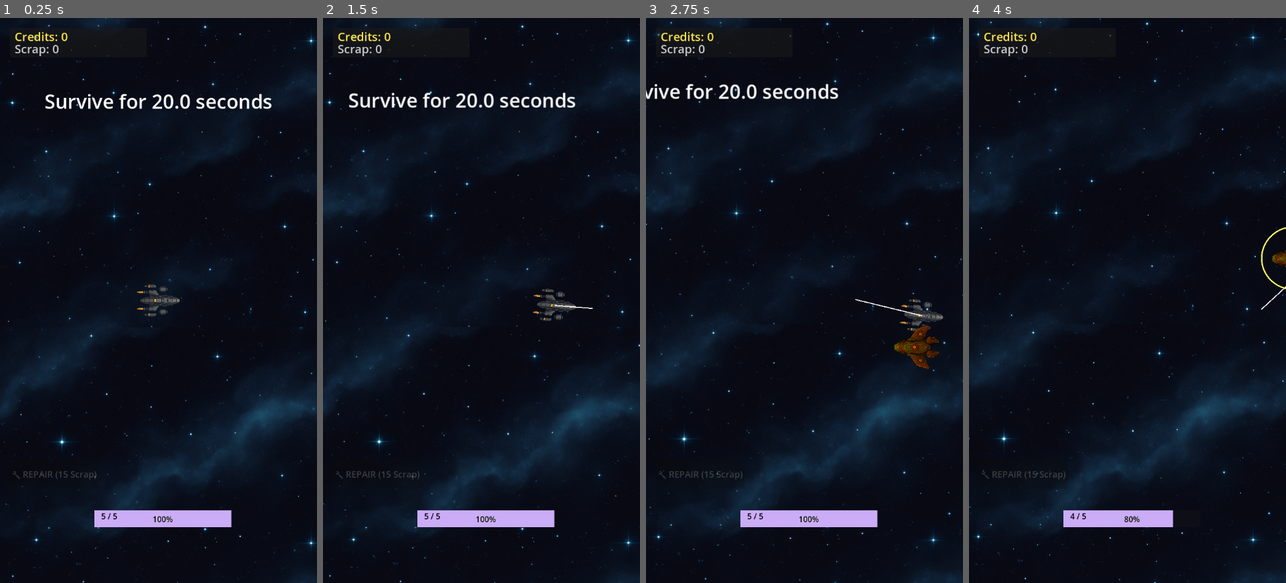
Above: before the commit, frames 1-4 (left to right).
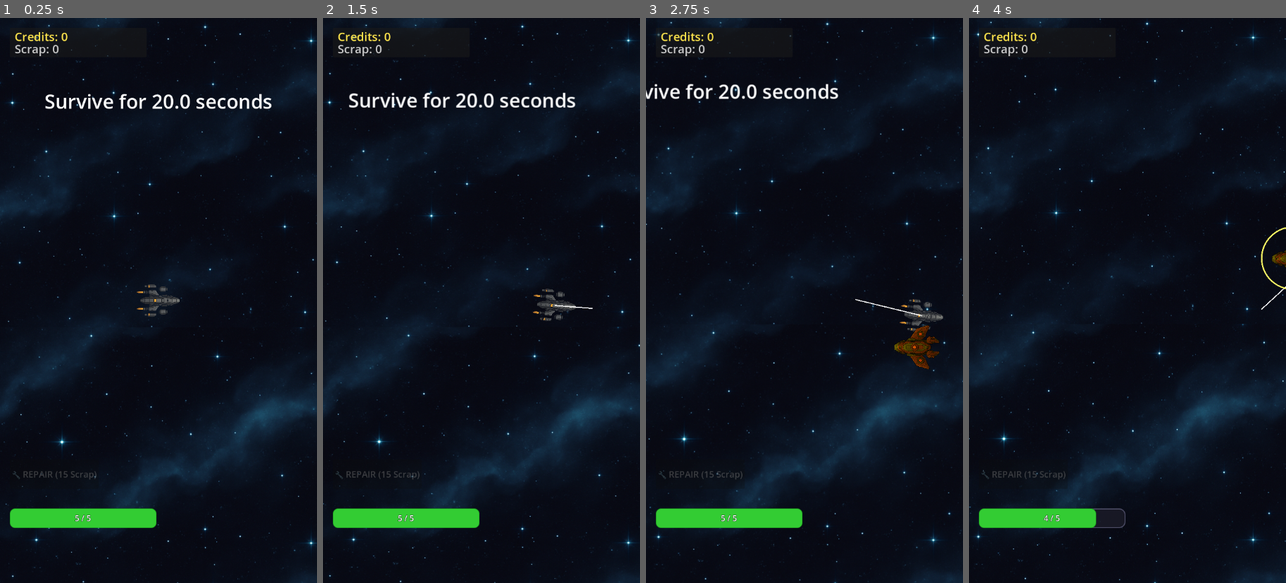
Above: after the commit, the same moments.

Repository: samjhill/echo-sector
Game: Godot game, scene res://node_2d.tscn
Same seed, same stepped clock (60 frames per second), same inputs: the game is played once before the commit and once after it. This scene is started directly instead of the project's main scene.
Inputs (mouse positions are in pixels of both pictures, inside the frame that each line leads up to):
- Up to frame 1 (0.25 s): no input
- Up to frame 2 (1.5 s): tap Enter at 0.5 s; move the mouse to (551, 272) at 0.52 s; hold Right (ui_right) 0.53-1.28 s; click (551, 272) at 0.67 s; move the mouse to (418, 328) at 1.27 s; hold Down (ui_down) from 1.28 s (still down)
- Up to frame 3 (2.75 s): move the mouse to (836, 176) at 2.02 s; release Down (ui_down) at 2.03 s; hold Right (ui_right) from 2.03 s (still down)
- Up to frame 4 (4 s): move the mouse to (1238, 345) at 2.77 s; release Right (ui_right) at 2.78 s; hold Up (ui_up) 2.78-3.53 s; click (1238, 345) at 2.92 s; move the mouse to (1222, 385) at 3.52 s; hold Left (ui_left) from 3.53 s (still down)

The runs differ from the first frame. In frame 1, 2.3% of the frame differs, in the area x 3-74%, y 86-91%; in frame 2, 2.3%; in frame 3, 2.3%; in frame 4, 2.0%.

Commit message:
prettier health bar

Diff:
--- a/node_2d.tscn
+++ b/node_2d.tscn
@@ -12,8 +12,29 @@
 [ext_resource type="AudioStream" uid="uid://7ukkq5a7jy1x" path="res://music/echo-sector-battle.wav" id="10_ir8iy"]
 [ext_resource type="Script" uid="uid://bm1tpts83n036" path="res://game_ui_manager.gd" id="11_ui_manager"]
 
-[sub_resource type="StyleBoxFlat" id="StyleBoxFlat_rj586"]
-bg_color = Color(0.794921, 0.676217, 0.96922, 1)
+[sub_resource type="StyleBoxFlat" id="StyleBoxFlat_health_bar_bg"]
+bg_color = Color(0.1, 0.1, 0.15, 0.9)
+border_width_left = 2
+border_width_top = 2
+border_width_right = 2
+border_width_bottom = 2
+border_color = Color(0.3, 0.3, 0.4, 1)
+corner_radius_top_left = 12
+corner_radius_top_right = 12
+corner_radius_bottom_right = 12
+corner_radius_bottom_left = 12
+
+[sub_resource type="StyleBoxFlat" id="StyleBoxFlat_health_bar_fill"]
+bg_color = Color(0.2, 0.8, 0.2, 1)
+border_width_left = 1
+border_width_top = 1
+border_width_right = 1
+border_width_bottom = 1
+border_color = Color(0.1, 0.6, 0.1, 1)
+corner_radius_top_left = 10
+corner_radius_top_right = 10
+corner_radius_bottom_right = 10
+corner_radius_bottom_left = 10
 
 [sub_resource type="StyleBoxFlat" id="StyleBoxFlat_heal_button_hover"]
 bg_color = Color(1, 0.3, 0.3, 0.95)
@@ -108,24 +129,34 @@
 [node name="UI" type="CanvasLayer" parent="."]
 
 [node name="HealthBar" type="ProgressBar" parent="UI"]
-offset_left = 193.0
-offset_top = 1004.0
-offset_right = 473.0
-offset_bottom = 1038.0
-theme_override_colors/font_color = Color(0, 0, 0, 1)
-theme_override_colors/font_outline_color = Color(1, 1, 1, 1)
-theme_override_constants/outline_size = 1
-theme_override_styles/fill = SubResource("StyleBoxFlat_rj586")
+offset_left = 20.0
+offset_top = 1000.0
+offset_right = 320.0
+offset_bottom = 1040.0
+theme_override_colors/font_color = Color(1, 1, 1, 1)
+theme_override_colors/font_outline_color = Color(0, 0, 0, 1)
+theme_override_constants/outline_size = 2
+theme_override_font_sizes/font_size = 18
+theme_override_styles/background = SubResource("StyleBoxFlat_health_bar_bg")
+theme_override_styles/fill = SubResource("StyleBoxFlat_health_bar_fill")
 max_value = 5.0
 value = 5.0
+show_percentage = false
 
 [node name="Label" type="Label" parent="UI/HealthBar"]
-layout_mode = 0
-offset_left = 14.0
-offset_right = 92.0
-offset_bottom = 34.0
-theme_override_colors/font_color = Color(0, 0, 0, 1)
+layout_mode = 1
+anchors_preset = 15
+anchor_right = 1.0
+anchor_bottom = 1.0
+grow_horizontal = 2
+grow_vertical = 2
+theme_override_colors/font_color = Color(1, 1, 1, 1)
 theme_override_colors/font_outline_color = Color(0, 0, 0, 1)
+theme_override_constants/outline_size = 2
+theme_override_font_sizes/font_size = 16
+text = "5 / 5"
+horizontal_alignment = 1
+vertical_alignment = 1
 
 [node name="ResourcesPanel" type="Panel" parent="UI"]
 offset_left = 20.0
Not shown: 1 places in node_2d.tscn that only renumber resources
